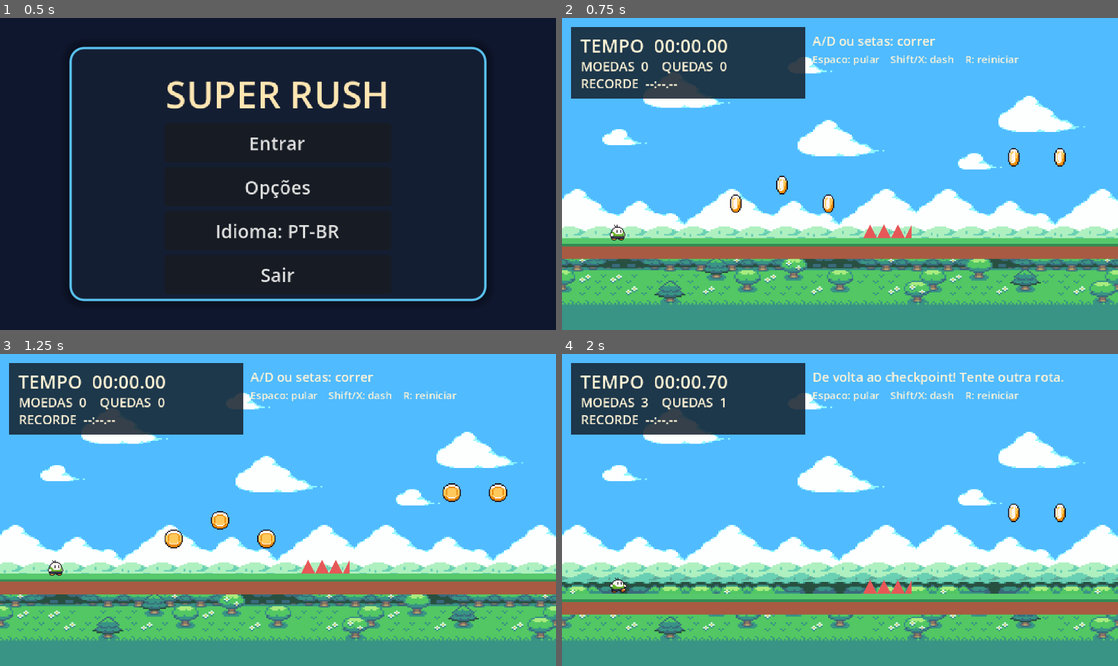
Above: before the commit, frames 1-4 (two rows, left to right).
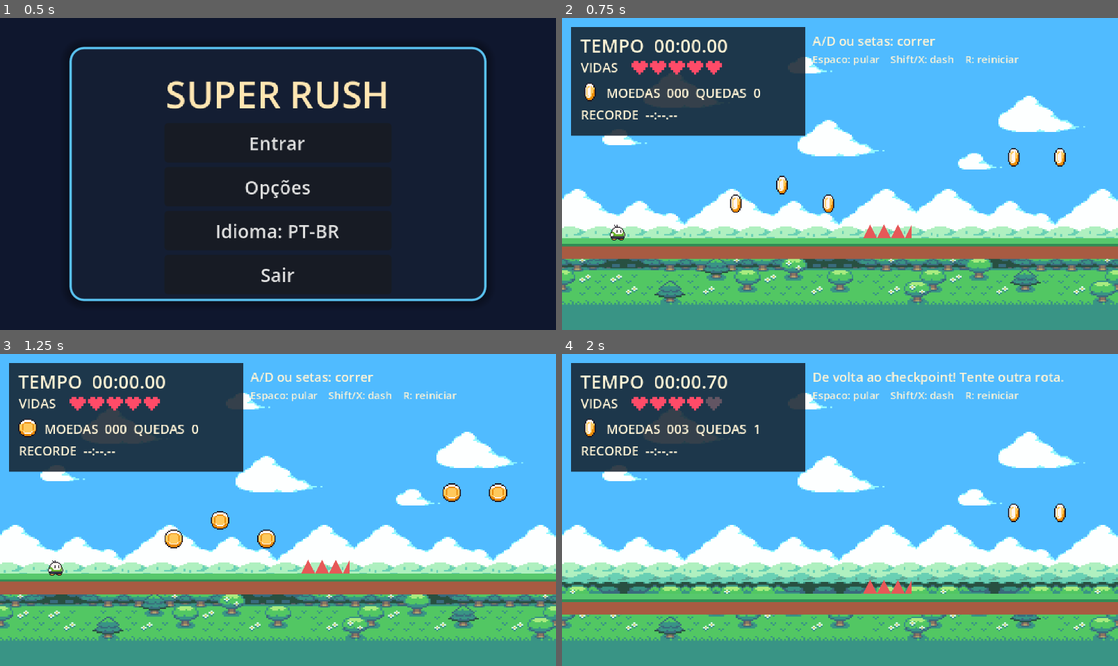
Above: after the commit, the same moments.

Repository: D124R/SuperRush
Game: Godot game, scene res://scenes/title_screen.tscn
Same seed, same stepped clock (60 frames per second), same inputs: the game is played once before the commit and once after it.
Inputs:
- Up to frame 1 (0.5 s): no input
- Up to frame 2 (0.75 s): click "Entrar" at 0.5 s
- Up to frame 3 (1.25 s): no input
- Up to frame 4 (2 s): tap Enter at 1.25 s; hold D (move_right) from 1.28 s (still down); tap Shift (dash) at 1.35 s; tap Space (jump) at 1.52 s

Frame 1 is identical in both runs. In frame 2, 6.5% of the frame differs, in the area x 1-44%, y 13-38%; in frame 3, 6.6%; in frame 4, 6.6%, in the area x 1-44%, y 13-77%.

Commit message:
Add five-life HUD and coin counter
Co-authored-by: Copilot <223556219+Copilot@users.noreply.github.com>

Diff:
--- a/src/game.gd
+++ b/src/game.gd
@@ -5,6 +5,8 @@
 const COIN_TEXTURE: Texture2D = preload("res://assets/Mini FX, Items & UI/Mini FX, Items & UI/Common Pick-ups/Coin (16 x 16).png")
 const RECORD_PATH: String = "user://super_rush_records.cfg"
 const FINISH_X: float = 2940.0
+const MAX_LIVES: int = 5
+const DAMAGE_COOLDOWN: float = 1.0
 
 @onready var level: Node2D = $Level
 
@@ -13,13 +15,18 @@
 var stats_label: Label
 var status_label: Label
 var best_label: Label
+var life_meter: Control
+var game_over_overlay: ColorRect
 var elapsed_time: float = 0.0
 var best_time: float = 0.0
 var death_count: int = 0
 var coin_count: int = 0
+var lives: int = MAX_LIVES
+var damage_cooldown: float = 0.0
 var checkpoint_position: Vector2 = Vector2(48.0, 208.0)
 var timer_running: bool = false
 var run_finished: bool = false
+var game_over: bool = false
 var animated_coins: Array[Sprite2D] = []
 
 
@@ -33,6 +40,12 @@
 
 
 func _process(delta: float) -> void:
+	if damage_cooldown > 0.0:
+		damage_cooldown = maxf(damage_cooldown - delta, 0.0)
+		player.sprite.visible = int(damage_cooldown * 12.0) % 2 == 0
+		if damage_cooldown == 0.0:
+			player.sprite.visible = true
+
 	if timer_running and not run_finished:
 		elapsed_time += delta
 		timer_label.text = "TEMPO  %s" % _format_time(elapsed_time)
@@ -42,7 +55,7 @@
 		if is_instance_valid(coin_sprite):
 			coin_sprite.frame = coin_frame
 
-	if player != null and player.global_position.y > 310.0:
+	if player != null and player.global_position.y > 310.0 and not game_over:
 		_respawn_player()
 
 
@@ -305,15 +318,59 @@
 
 	var panel := ColorRect.new()
 	panel.position = Vector2(8, 8)
-	panel.size = Vector2(202, 62)
+	panel.size = Vector2(202, 94)
 	panel.color = Color(0.08, 0.13, 0.18, 0.86)
 	hud.add_child(panel)
 
 	timer_label = _add_label(hud, Vector2(16, 12), Vector2(188, 21), "TEMPO  00:00.00", 16)
-	stats_label = _add_label(hud, Vector2(16, 34), Vector2(188, 16), "MOEDAS  0    QUEDAS  0", 11)
-	best_label = _add_label(hud, Vector2(16, 49), Vector2(188, 16), "RECORDE  --:--.--", 11)
+	_add_label(hud, Vector2(16, 35), Vector2(40, 14), "VIDAS", 11)
+	var life_meter_script: Script = load("res://src/life_meter.gd")
+	life_meter = Control.new()
+	life_meter.position = Vector2(60, 37)
+	life_meter.custom_minimum_size = Vector2(78, 12)
+	life_meter.set_script(life_meter_script)
+	hud.add_child(life_meter)
+	life_meter.call("set_lives", lives)
+
+	var coin_icon := Sprite2D.new()
+	coin_icon.texture = COIN_TEXTURE
+	coin_icon.hframes = 4
+	coin_icon.frame = 0
+	coin_icon.position = Vector2(24, 64)
+	hud.add_child(coin_icon)
+	animated_coins.append(coin_icon)
+
+	stats_label = _add_label(hud, Vector2(38, 57), Vector2(164, 16), "MOEDAS  000  QUEDAS  0", 11)
+	best_label = _add_label(hud, Vector2(16, 76), Vector2(188, 16), "RECORDE  --:--.--", 11)
 	status_label = _add_label(hud, Vector2(216, 12), Vector2(254, 18), "A/D ou setas: correr", 11)
 	_add_label(hud, Vector2(216, 29), Vector2(254, 18), "Espaco: pular    Shift/X: dash    R: reiniciar", 9)
+
+	game_over_overlay = ColorRect.new()
+	game_over_overlay.set_anchors_and_offsets_preset(Control.PRESET_FULL_RECT)
+	game_over_overlay.color = Color(0.02, 0.04, 0.08, 0.8)
+	game_over_overlay.visible = false
+	hud.add_child(game_over_overlay)
+
+	var game_over_panel := PanelContainer.new()
+	game_over_panel.set_anchors_and_offsets_preset(Control.PRESET_CENTER)
+	game_over_panel.position = Vector2(-110, -42)
+	game_over_panel.size = Vector2(220, 84)
+	game_over_overlay.add_child(game_over_panel)
+
+	var game_over_content := VBoxContainer.new()
+	game_over_content.alignment = BoxContainer.ALIGNMENT_CENTER
+	game_over_panel.add_child(game_over_content)
+
+	var game_over_label := Label.new()
+	game_over_label.text = "FIM DE JOGO"
+	game_over_label.horizontal_alignment = HORIZONTAL_ALIGNMENT_CENTER
+	game_over_content.add_child(game_over_label)
+
+	var retry_button := Button.new()
+	retry_button.text = "TENTAR DE NOVO"
+	retry_button.pressed.connect(_on_retry_pressed)
+	game_over_content.add_child(retry_button)
+
 	_update_hud()
 
 
@@ -334,7 +391,7 @@
 
 
 func _on_hazard_entered(body: Node2D) -> void:
-	if body == player and not run_finished:
+	if body == player and not run_finished and not game_over:
 		_respawn_player()
 
 
@@ -354,7 +411,7 @@
 
 
 func _on_finish_entered(body: Node2D) -> void:
-	if body != player or run_finished:
+	if body != player or run_finished or game_over:
 		return
 	run_finished = true
 	timer_running = false
@@ -366,19 +423,35 @@
 
 
 func _respawn_player() -> void:
-	if run_finished:
+	if run_finished or game_over or damage_cooldown > 0.0:
 		return
 	death_count += 1
+	lives = maxi(lives - 1, 0)
 	player.respawn(checkpoint_position)
+	damage_cooldown = DAMAGE_COOLDOWN
+	player.sprite.visible = true
+	_update_hud()
+	if lives == 0:
+		game_over = true
+		timer_running = false
+		player.set_physics_process(false)
+		status_label.text = "Sem vidas! R para reiniciar."
+		game_over_overlay.visible = true
+		return
 	status_label.text = "De volta ao checkpoint! Tente outra rota."
-	_update_hud()
 
 
 func _update_hud() -> void:
 	if stats_label != null:
-		stats_label.text = "MOEDAS  %d    QUEDAS  %d" % [coin_count, death_count]
+		stats_label.text = "MOEDAS  %03d  QUEDAS  %d" % [coin_count, death_count]
+	if life_meter != null:
+		life_meter.call("set_lives", lives)
 	if best_label != null:
 		best_label.text = "RECORDE  %s" % (_format_time(best_time) if best_time > 0.0 else "--:--.--")
+
+
+func _on_retry_pressed() -> void:
+	get_tree().reload_current_scene()
 
 
 func _format_time(seconds: float) -> String:
--- /dev/null
+++ b/src/life_meter.gd
@@ -0,0 +1,40 @@
+extends Control
+
+const LIFE_COUNT: int = 5
+const PIXEL_SIZE: float = 2.0
+const HEART_ROWS: Array[String] = [
+	"0110110",
+	"1111111",
+	"1111111",
+	"0111110",
+	"0011100",
+	"0001000",
+]
+const HEART_COLORS: Array[Color] = [
+	Color("#ff4b68"),
+	Color("#625563"),
+]
+
+var current_lives: int = LIFE_COUNT
+
+
+func set_lives(value: int) -> void:
+	current_lives = clampi(value, 0, LIFE_COUNT)
+	queue_redraw()
+
+
+func _draw() -> void:
+	var heart_width: float = HEART_ROWS[0].length() * PIXEL_SIZE
+	for heart_index in range(LIFE_COUNT):
+		var offset_x: float = heart_index * (heart_width + PIXEL_SIZE)
+		var color: Color = HEART_COLORS[0] if heart_index < current_lives else HEART_COLORS[1]
+		for row in range(HEART_ROWS.size()):
+			for column in range(HEART_ROWS[row].length()):
+				if HEART_ROWS[row][column] == "1":
+					draw_rect(
+						Rect2(
+							Vector2(offset_x + column * PIXEL_SIZE, row * PIXEL_SIZE),
+							Vector2(PIXEL_SIZE, PIXEL_SIZE)
+						),
+						color
+					)
